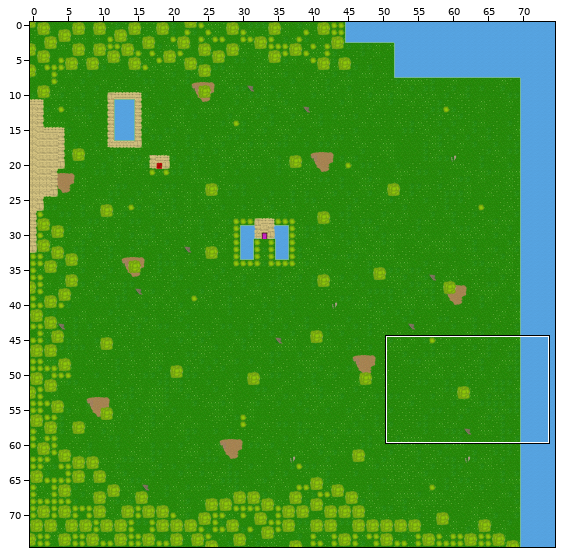
A Tiled map (JSON) gets an edit: compro2013/compro2013/Source/Map/Maps/OverWorld.json. The picture above shows the old version from afar; the outline marks the close-up.
Close-up. Before:
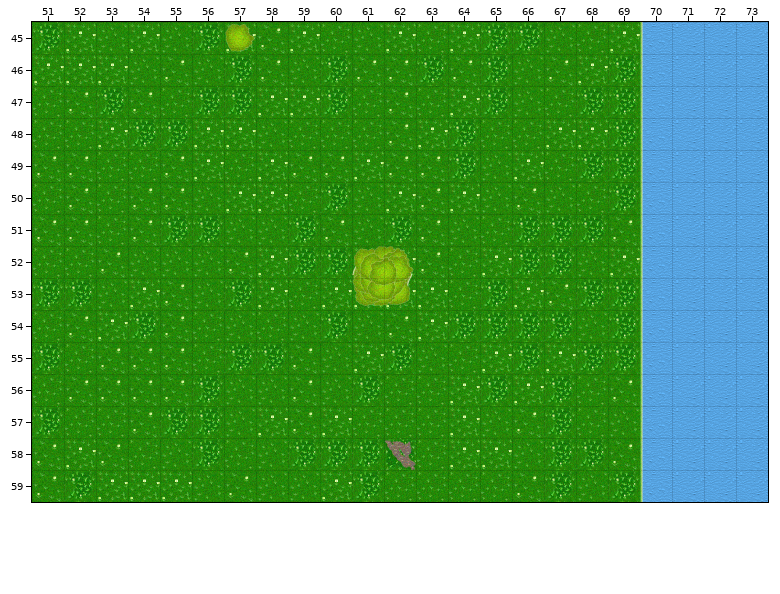
Cells are 64x64 px. Shown: x 51..73, y 45..59.
After:
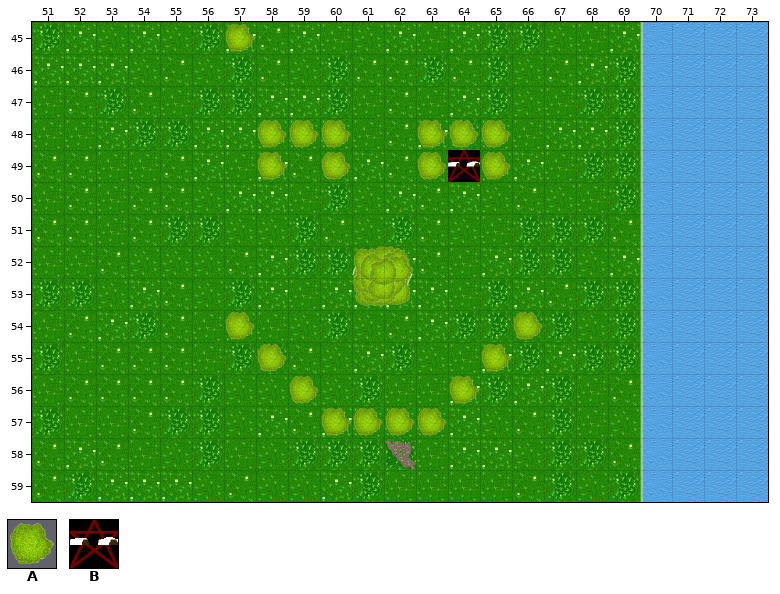
Key: from "tileset_overworld_walls": A 2, B 5.
_ is an empty cell.
Difference:
Changed rows in their new state; . is an unchanged cell.
Layer "Walls":
first column x 58:
48 AAA..AAA
49 A.A..A.A
first column x 57:
54 A........A
55 .A......A.
56 ..A....A..
57 ...AAAA...
Layer "Decals":
first column x 64:
49 B
Pixel boxes of the changes (left, top, right, bottom) in both close-ups:
added: (257, 120, 351, 180)
added: (417, 120, 511, 182)
added: (225, 312, 543, 436)
